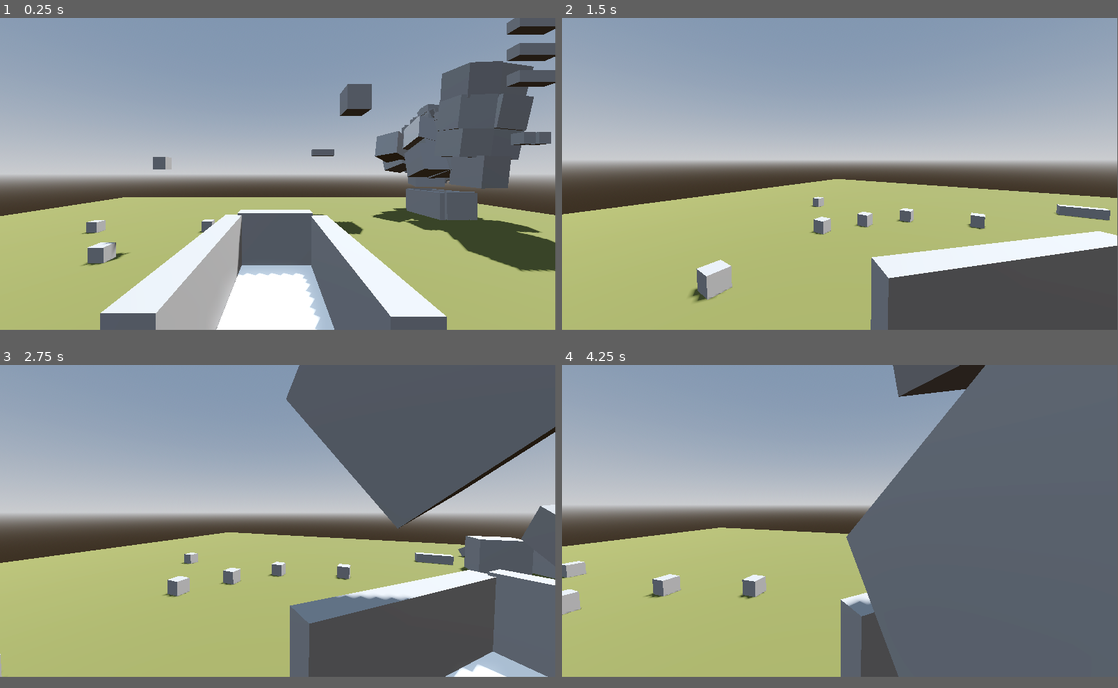
Above: before the commit, frames 1-4 (two rows, left to right).
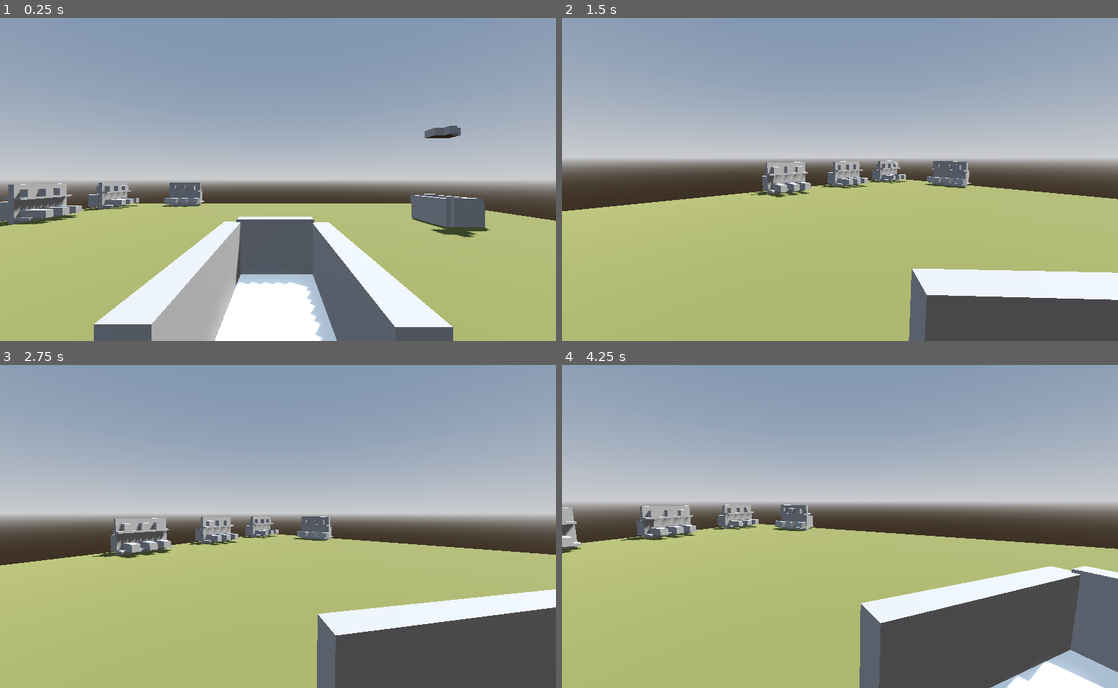
Above: after the commit, the same moments.

Repository: MichaelFar/cartastraphic-chaos
Game: Godot game, scene res://scenes/Michael Debug Scene.tscn
Two runs of this game, one before a commit and one after it. Both use one fixed random seed, a clock stepped at 60 frames per second and the inputs below.
Inputs (mouse positions are in pixels of both pictures, inside the frame that each line leads up to):
- Up to frame 1 (0.25 s): no input
- Up to frame 2 (1.5 s): move the mouse to (962, 156) at 0.52 s; hold D (turn_right) 0.53-1.28 s; click (962, 156) at 0.67 s; move the mouse to (812, 176) at 1.27 s; hold W (forward) from 1.28 s (still down)
- Up to frame 3 (2.75 s): keep holding W (forward); move the mouse to (289, 516) at 2.02 s
- Up to frame 4 (4.25 s): keep holding W (forward); move the mouse to (834, 526) at 2.77 s; click (834, 526) at 2.92 s; move the mouse to (878, 523) at 3.52 s
In our replay, the window is 799x449 before the commit and 800x465 after it. These sizes can differ from the game's own. Grey fills any space a smaller window leaves; there, only what the larger window draws over its background counts as a difference.

The runs differ from the first frame. In frame 1, 26% of the frame differs, in the area x 0-100%, y 0-100%; in frame 2, 15%; in frame 3, 34%; in frame 4, 46%.

Commit message:
Commit before merging Joy credit cards, added aisle scene that spawns objects given a pool

Diff:
--- a/project.godot
+++ b/project.godot
@@ -19,6 +19,11 @@
 
 GlobalValues="*res://scripts/global_values.gd"
 GlobalSignalBus="*res://global_signal_bus.gd"
+
+[display]
+
+window/size/viewport_width=1650
+window/size/viewport_height=960
 
 [dotnet]
 
--- a/scenes/Michael Debug Scene.tscn
+++ b/scenes/Michael Debug Scene.tscn
@@ -1,11 +1,9 @@
-[gd_scene load_steps=13 format=3 uid="uid://bv1ls4eki6ob8"]
+[gd_scene load_steps=11 format=3 uid="uid://bv1ls4eki6ob8"]
 
 [ext_resource type="Script" uid="uid://bhtonanho1prp" path="res://scripts/michael_debug_scene.gd" id="1_d1jvf"]
 [ext_resource type="PackedScene" uid="uid://dvl2xwykeekj3" path="res://scenes/PlayerScene.tscn" id="1_ni3o6"]
-[ext_resource type="PackedScene" uid="uid://bqbv472bseb5b" path="res://scenes/ShoppingObject.tscn" id="2_a0vgv"]
-[ext_resource type="PackedScene" uid="uid://dox7ujejs08nv" path="res://scenes/ShoppingObject_large.tscn" id="3_j4ipd"]
-[ext_resource type="PackedScene" uid="uid://be0l8gy7qeeag" path="res://scenes/ShoppingObject_medium.tscn" id="4_d1jvf"]
 [ext_resource type="PackedScene" uid="uid://brm8jl7ufyb2h" path="res://scenes/NPCCartScene.tscn" id="6_cc7sd"]
+[ext_resource type="PackedScene" uid="uid://dr867i86f8l4b" path="res://scenes/aisle_block.tscn" id="7_k18ex"]
 
 [sub_resource type="ProceduralSkyMaterial" id="ProceduralSkyMaterial_kpdrb"]
 sky_horizon_color = Color(0.66224277, 0.6717428, 0.6867428, 1)
@@ -53,57 +51,19 @@
 [node name="PlayerScene" parent="." instance=ExtResource("1_ni3o6")]
 transform = Transform3D(1, 0, 0, 0, 1, 0, 0, 0, 1, -0.14809394, 0.13275242, 2.4409165)
 
-[node name="ShoppingObject" parent="." instance=ExtResource("2_a0vgv")]
-transform = Transform3D(1, 0, 0, 0, 1, 0, 0, 0, 1, -3.3290951, 0.62444633, 2.2565084)
-
-[node name="ShoppingObject2" parent="." instance=ExtResource("2_a0vgv")]
-transform = Transform3D(1, 0, 0, 0, 1, 0, 0, 0, 1, -3.597461, 0.15, -0.2562003)
-
-[node name="ShoppingObject3" parent="." instance=ExtResource("2_a0vgv")]
-transform = Transform3D(1, 0, 0, 0, 1, 0, 0, 0, 1, -2.2281208, 0.15, -2.35505)
-
-[node name="ShoppingObject4" parent="." instance=ExtResource("2_a0vgv")]
-transform = Transform3D(1, 0, 0, 0, 1, 0, 0, 0, 1, -5.4958644, 0.15, -2.2518363)
-
-[node name="ShoppingObject5" parent="." instance=ExtResource("2_a0vgv")]
-transform = Transform3D(1, 0, 0, 0, 1, 0, 0, 0, 1, -0.56832397, 0.15, -2.897491)
-
-[node name="ShoppingObject6" parent="." instance=ExtResource("2_a0vgv")]
-transform = Transform3D(1, 0, 0, 0, 1, 0, 0, 0, 1, 6.2962613, 2.9053, -1.6034927)
-
-[node name="ShoppingObject12" parent="." instance=ExtResource("2_a0vgv")]
-transform = Transform3D(1, 0, 0, 0, 1, 0, 0, 0, 1, 6.6926622, 2.9053, -1.6034927)
-
-[node name="ShoppingObject13" parent="." instance=ExtResource("2_a0vgv")]
-transform = Transform3D(1, 0, 0, 0, 1, 0, 0, 0, 1, 6.6926622, 2.9053, -0.84488153)
-
-[node name="ShoppingObject14" parent="." instance=ExtResource("2_a0vgv")]
-transform = Transform3D(1, 0, 0, 0, 1, 0, 0, 0, 1, 11.349006, 2.9053, -4.2696447)
-
-[node name="ShoppingObject7" parent="." instance=ExtResource("3_j4ipd")]
-transform = Transform3D(1, 0, 0, 0, 1, 0, 0, 0, 1, 6.331025, 0.5, 1.5974667)
-
-[node name="ShoppingObject8" parent="." instance=ExtResource("4_d1jvf")]
-transform = Transform3D(1, 0, 0, 0, 1, 0, 0, 0, 1, 5.2344027, 0.15, 4.2045693)
-
-[node name="ShoppingObject9" parent="." instance=ExtResource("3_j4ipd")]
-transform = Transform3D(1, 0, 0, 0, 1, 0, 0, 0, 1, 3.2161121, 5.1512804, -5.0905013)
-
-[node name="ShoppingObject10" parent="." instance=ExtResource("4_d1jvf")]
-transform = Transform3D(1, 0, 0, 0, 1, 0, 0, 0, 1, 1.9725871, 2.9713254, -5.8420315)
-
-[node name="ShoppingObject15" parent="." instance=ExtResource("4_d1jvf")]
-transform = Transform3D(1, 0, 0, 0, 1, 0, 0, 0, 1, 6.4881434, 4.466043, -1.557035)
-
-[node name="ShoppingObject16" parent="." instance=ExtResource("4_d1jvf")]
-transform = Transform3D(1, 0, 0, 0, 1, 0, 0, 0, 1, 6.4881434, 5.1488037, -1.557035)
-
-[node name="ShoppingObject17" parent="." instance=ExtResource("4_d1jvf")]
-transform = Transform3D(1, 0, 0, 0, 1, 0, 0, 0, 1, 6.4881434, 5.865071, -1.557035)
-
-[node name="ShoppingObject11" parent="." instance=ExtResource("2_a0vgv")]
-transform = Transform3D(1, 0, 0, 0, 1, 0, 0, 0, 1, -3.0018253, 2.241834, -1.2958937)
-
 [node name="NpcCartScene" parent="." instance=ExtResource("6_cc7sd")]
 transform = Transform3D(1, 0, 0, 0, 1, 0, 0, 0, 1, 6.501959, 0, -4.2045035)
-numObjectsToSpawn = 100
+
+[node name="LevelGeometry" type="Node3D" parent="."]
+
+[node name="AisleBlock" parent="LevelGeometry" instance=ExtResource("7_k18ex")]
+transform = Transform3D(-4.371139e-08, 0, 1, 0, 1, 0, -1, 0, -4.371139e-08, -10.254254, 0, -9.231047)
+
+[node name="AisleBlock4" parent="LevelGeometry" instance=ExtResource("7_k18ex")]
+transform = Transform3D(-4.371139e-08, 0, 1, 0, 1, 0, -1, 0, -4.371139e-08, -10.254254, 0, -5.2310467)
+
+[node name="AisleBlock6" parent="LevelGeometry" instance=ExtResource("7_k18ex")]
+transform = Transform3D(-4.371139e-08, 0, 1, 0, 1, 0, -1, 0, -4.371139e-08, -10.254254, 0, -1.2310467)
+
+[node name="AisleBlock2" parent="LevelGeometry" instance=ExtResource("7_k18ex")]
+transform = Transform3D(1, 0, 0, 0, 1, 0, 0, 0, 1, -6.2903366, 0, -10.231047)
--- a/scenes/NPCCartScene.tscn
+++ b/scenes/NPCCartScene.tscn
@@ -27,6 +27,7 @@
 
 [node name="NpcCartScene" type="RigidBody3D" node_paths=PackedStringArray("cartManager", "spawnPointContainer")]
 mass = 0.2
+freeze_mode = 1
 script = ExtResource("1_tw8g5")
 cartManager = NodePath("CartManager")
 possibleShoppingObjects = Array[PackedScene]([ExtResource("2_akr2v"), ExtResource("3_f35mx"), ExtResource("4_g6mio")])
--- /dev/null
+++ b/scenes/Shopper_NPC.tscn
@@ -0,0 +1,3 @@
+[gd_scene format=3 uid="uid://b20d0f3ct1nel"]
+
+[node name="ShopperNpc" type="Node3D"]
--- a/scenes/ShoppingObject_large.tscn
+++ b/scenes/ShoppingObject_large.tscn
@@ -17,7 +17,9 @@
 itemCategory = 5
 
 [node name="MeshInstance3D" type="MeshInstance3D" parent="."]
+transform = Transform3D(0.56926143, 0, 0, 0, 0.6206976, 0, 0, 0, 0.65497863, 0, 0, 0)
 mesh = SubResource("BoxMesh_p74w2")
 
 [node name="CollisionShape3D" type="CollisionShape3D" parent="."]
+transform = Transform3D(0.56926143, 0, 0, 0, 0.6206976, 0, 0, 0, 0.65497863, 0, 0, 0)
 shape = SubResource("ConvexPolygonShape3D_pey6c")
--- a/scenes/TestCube.tscn
+++ b/scenes/TestCube.tscn
@@ -9,6 +9,8 @@
 mesh = SubResource("BoxMesh_31d0n")
 
 [node name="StaticBody3D" type="StaticBody3D" parent="."]
+collision_layer = 3
+collision_mask = 3
 
 [node name="CollisionShape3D" type="CollisionShape3D" parent="StaticBody3D"]
 shape = SubResource("BoxShape3D_kehof")
--- /dev/null
+++ b/scenes/aisle_block.tscn
@@ -0,0 +1,83 @@
+[gd_scene load_steps=6 format=3 uid="uid://dr867i86f8l4b"]
+
+[ext_resource type="Script" uid="uid://b3h0wsemys865" path="res://scripts/aisle_block.gd" id="1_eoj33"]
+[ext_resource type="PackedScene" uid="uid://u6n40asu0y4g" path="res://scenes/TestCube.tscn" id="1_rdrf3"]
+[ext_resource type="PackedScene" uid="uid://bqbv472bseb5b" path="res://scenes/ShoppingObject.tscn" id="2_nld3q"]
+[ext_resource type="PackedScene" uid="uid://be0l8gy7qeeag" path="res://scenes/ShoppingObject_medium.tscn" id="3_oprsp"]
+[ext_resource type="PackedScene" uid="uid://dox7ujejs08nv" path="res://scenes/ShoppingObject_large.tscn" id="4_sq2ng"]
+
+[node name="AisleBlock" type="Node3D" node_paths=PackedStringArray("smallSpawnContainers", "mediumSpawnContainers", "largeSpawnContainers")]
+script = ExtResource("1_eoj33")
+smallItemsPackedScenes = Array[PackedScene]([ExtResource("2_nld3q")])
+mediumItemsPackedScenes = Array[PackedScene]([ExtResource("3_oprsp")])
+largeItemsPackedScenes = Array[PackedScene]([ExtResource("4_sq2ng")])
+smallSpawnContainers = [NodePath("SpawnMarkerContainerSmall"), NodePath("SpawnMarkerContainerSmall2")]
+mediumSpawnContainers = [NodePath("SpawnMarkerContainerMedium")]
+largeSpawnContainers = [NodePath("SpawnMarkerContainerLarge2")]
+
+[node name="MeshInstance3D" parent="." instance=ExtResource("1_rdrf3")]
+transform = Transform3D(1.9949594, 0, 0, 0, 0.52337885, 0, 0, 0, 0.19869338, 0, 1.2392434, 0)
+skeleton = NodePath("../../..")
+
+[node name="MeshInstance3D4" parent="." instance=ExtResource("1_rdrf3")]
+transform = Transform3D(1.9949594, 0, 0, 0, 0.08362305, 0, 0, 0, 0.69667876, 0, 0.9539993, 0.02320689)
+skeleton = NodePath("../../..")
+
+[node name="MeshInstance3D5" parent="." instance=ExtResource("1_rdrf3")]
+transform = Transform3D(1.9949594, 0, 0, 0, 0.08362305, 0, 0, 0, 1.3547119, 0, 0.17882168, -0.0008970499)
+skeleton = NodePath("../../..")
+
+[node name="MeshInstance3D2" parent="." instance=ExtResource("1_rdrf3")]
+transform = Transform3D(1.9949594, 0, 0, 0, 0.52337885, 0, 0, 0, 0.19869338, 0, 0.69438064, 0)
+skeleton = NodePath("../../..")
+
+[node name="MeshInstance3D3" parent="." instance=ExtResource("1_rdrf3")]
+transform = Transform3D(1.9949594, 0, 0, 0, 0.52337885, 0, 0, 0, 0.19869338, 0, 0.21620852, 0)
+skeleton = NodePath("../../..")
+
+[node name="SpawnMarkerContainerSmall" type="Node3D" parent="."]
+
+[node name="Marker3D" type="Marker3D" parent="SpawnMarkerContainerSmall"]
+transform = Transform3D(1, 0, 0, 0, 1, 0, 0, 0, 1, 0, 1.1827775, 0.18002295)
+
+[node name="Marker3D2" type="Marker3D" parent="SpawnMarkerContainerSmall"]
+transform = Transform3D(1, 0, 0, 0, 1, 0, 0, 0, 1, -0.6428518, 1.1827775, 0.18002295)
+
+[node name="Marker3D3" type="Marker3D" parent="SpawnMarkerContainerSmall"]
+transform = Transform3D(1, 0, 0, 0, 1, 0, 0, 0, 1, 0.5786965, 1.1827775, 0.18002295)
+
+[node name="SpawnMarkerContainerSmall2" type="Node3D" parent="."]
+transform = Transform3D(1, 0, 0, 0, 1, 0, 0, 0, 1, 0, 0, -0.38524812)
+
+[node name="Marker3D" type="Marker3D" parent="SpawnMarkerContainerSmall2"]
+transform = Transform3D(1, 0, 0, 0, 1, 0, 0, 0, 1, 0, 1.1827775, 0.18002295)
+
+[node name="Marker3D2" type="Marker3D" parent="SpawnMarkerContainerSmall2"]
+transform = Transform3D(1, 0, 0, 0, 1, 0, 0, 0, 1, -0.6428518, 1.1827775, 0.18002295)
+
+[node name="Marker3D3" type="Marker3D" parent="SpawnMarkerContainerSmall2"]
+transform = Transform3D(1, 0, 0, 0, 1, 0, 0, 0, 1, 0.5786965, 1.1827775, 0.18002295)
+
+[node name="SpawnMarkerContainerMedium" type="Node3D" parent="."]
+transform = Transform3D(1, 0, 0, 0, 1, 0, 0, 0, 1, 0, -0.83974165, 0.24594778)
+
+[node name="Marker3D" type="Marker3D" parent="SpawnMarkerContainerMedium"]
+transform = Transform3D(1, 0, 0, 0, 1, 0, 0, 0, 1, 0, 1.1827775, 0.18002295)
+
+[node name="Marker3D2" type="Marker3D" parent="SpawnMarkerContainerMedium"]
+transform = Transform3D(1, 0, 0, 0, 1, 0, 0, 0, 1, -0.6428518, 1.1827775, 0.18002295)
+
+[node name="Marker3D3" type="Marker3D" parent="SpawnMarkerContainerMedium"]
+transform = Transform3D(1, 0, 0, 0, 1, 0, 0, 0, 1, 0.5786965, 1.1827775, 0.18002295)
+
+[node name="SpawnMarkerContainerLarge2" type="Node3D" parent="."]
+transform = Transform3D(1, 0, 0, 0, 1, 0, 0, 0, 1, 0, -0.737655, -0.59175295)
+
+[node name="Marker3D" type="Marker3D" parent="SpawnMarkerContainerLarge2"]
+transform = Transform3D(1, 0, 0, 0, 1, 0, 0, 0, 1, 0, 1.1827775, 0.18002295)
+
+[node name="Marker3D2" type="Marker3D" parent="SpawnMarkerContainerLarge2"]
+transform = Transform3D(1, 0, 0, 0, 1, 0, 0, 0, 1, -0.6428518, 1.1827775, 0.18002295)
+
+[node name="Marker3D4" type="Marker3D" parent="SpawnMarkerContainerLarge2"]
+transform = Transform3D(1, 0, 0, 0, 1, 0, 0, 0, 1, 0.5786965, 1.1827775, 0.18002295)
--- /dev/null
+++ b/scripts/aisle_block.gd
@@ -0,0 +1,43 @@
+extends Node3D
+
+@export var smallItemsPackedScenes : Array[PackedScene]
+@export var mediumItemsPackedScenes : Array[PackedScene]
+@export var largeItemsPackedScenes : Array[PackedScene]
+
+@export var smallSpawnContainers : Array[Node3D]
+
+@export var mediumSpawnContainers : Array[Node3D]
+
+@export var largeSpawnContainers : Array[Node3D]
+
+func _ready() -> void:
+	spawn_objects()
+
+func spawn_objects():
+
+	var rand_obj := RandomNumberGenerator.new()
+
+	for i in smallSpawnContainers:
+
+		for j in i.get_children():
+
+			var rand_index := rand_obj.randi_range(0, smallItemsPackedScenes.size() - 1)
+			var object_instance := smallItemsPackedScenes[rand_index].instantiate()
+			GlobalValues.add_child(object_instance)
+			object_instance.global_position = j.global_position
+	for i in mediumSpawnContainers:
+
+		for j in i.get_children():
+
+			var rand_index := rand_obj.randi_range(0, mediumItemsPackedScenes.size() - 1)
+			var object_instance := mediumItemsPackedScenes[rand_index].instantiate()
+			GlobalValues.add_child(object_instance)
+			object_instance.global_position = j.global_position
+	for i in largeSpawnContainers:
+
+		for j in i.get_children():
+
+			var rand_index := rand_obj.randi_range(0, largeItemsPackedScenes.size() - 1)
+			var object_instance := largeItemsPackedScenes[rand_index].instantiate()
+			GlobalValues.add_child(object_instance)
+			object_instance.global_position = j.global_position
--- a/scripts/player_scene.gd
+++ b/scripts/player_scene.gd
@@ -103,7 +103,7 @@
 	if(body is ShoppingObject):
 		print("Encountered shopping object")
 		var shopping_object : ShoppingObject = body
-		shopping_object.apply_force_towards_global_point(objectSpawnMarker, false)
+		shopping_object.apply_force_towards_global_point(objectSpawnMarker, false, 0.1, 100)
 
 
 func _on_object_container_body_entered(body: Node3D) -> void:
Not shown: 1 places in scenes/TestCube.tscn that only renumber resources
Not shown, added: scripts/aisle_block.gd.uid
